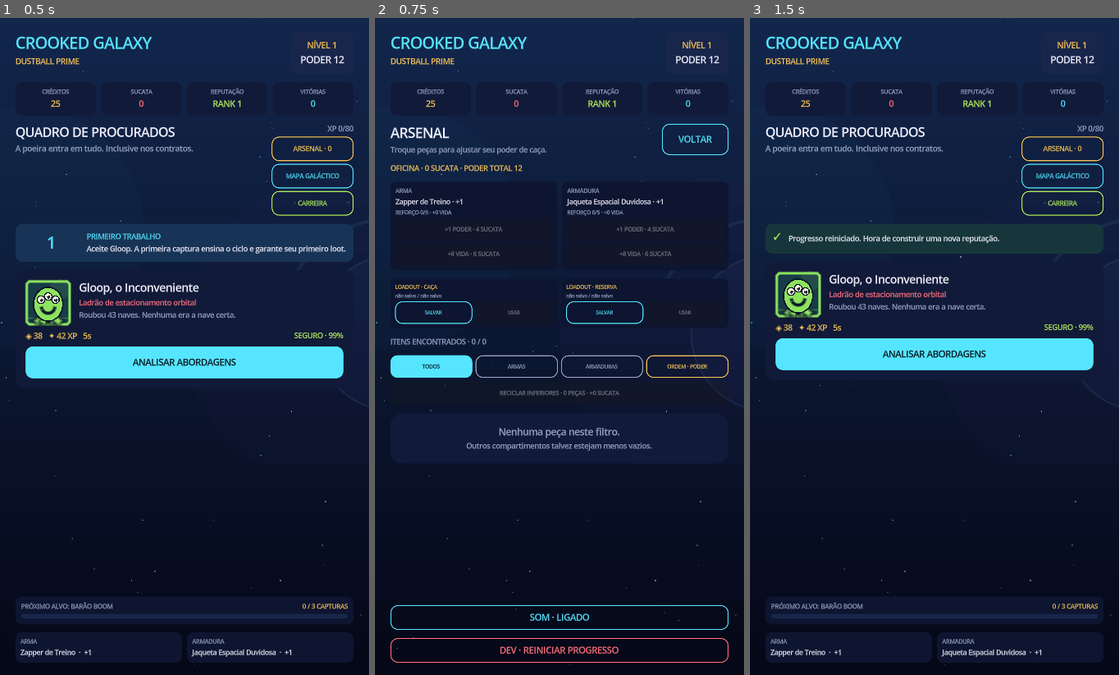
Above: before the commit, frames 1-3 (left to right).
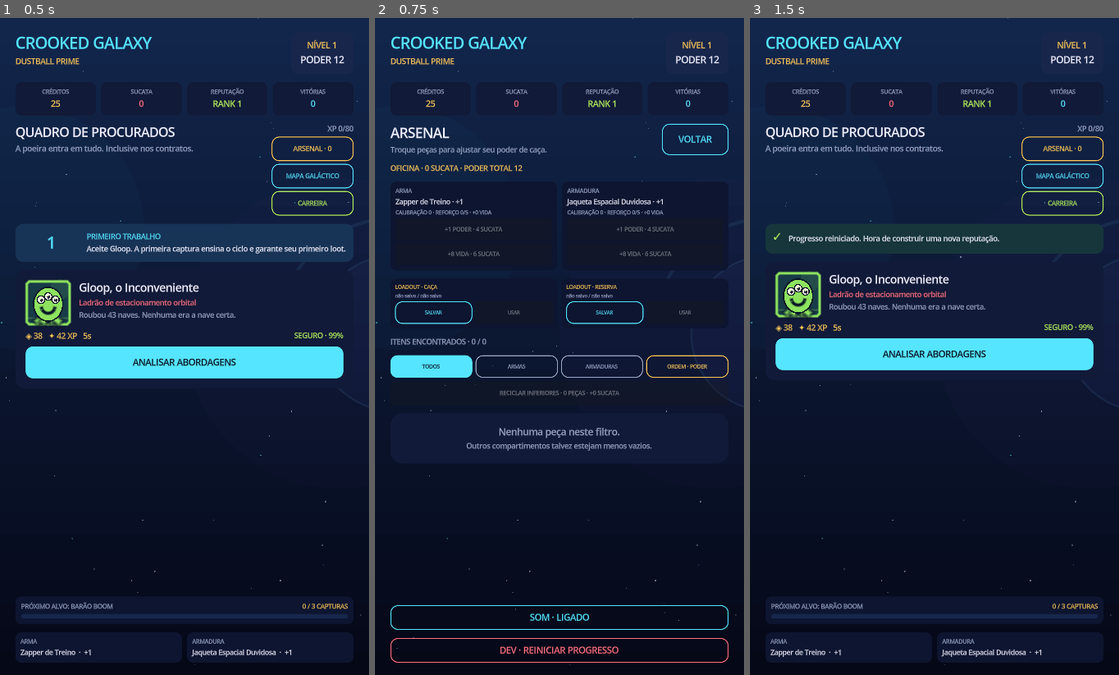
Above: after the commit, the same moments.

Repository: jellycb1/crooked-galaxy
Game: Godot game, scene res://scenes/main.tscn
Same seed, same stepped clock (60 frames per second), same inputs: the game is played once before the commit and once after it.
Inputs:
- Up to frame 1 (0.5 s): no input
- Up to frame 2 (0.75 s): click "ARSENAL · 0" at 0.5 s
- Up to frame 3 (1.5 s): click "DEV · REINICIAR PROGRESSO" at 1.25 s

Frame 1 is identical in both runs. In frame 2, 0.2% of the frame differs, in the area x 5-79%, y 29-31%; in frame 3, nothing differs.

Commit message:
feat: protect workshop item investments

Diff:
--- a/scripts/core_rules.gd
+++ b/scripts/core_rules.gd
@@ -88,7 +88,14 @@
 		"Épico":
 			multiplier = 4
 	var trait_bonus := 2 if item.has("trait") else 0
-	return maxi(1, ceili(float(int(item.get("power", 1)) * multiplier) / 3.0) + trait_bonus)
+	var calibration_recovery := int(item.get("power_upgrades", 0)) * 2
+	var integrity_level := int(item.get("integrity_upgrades", 0))
+	var integrity_recovery := integrity_level * (integrity_level + 2)
+	return maxi(1, ceili(float(int(item.get("power", 1)) * multiplier) / 3.0) + trait_bonus + calibration_recovery + integrity_recovery)
+
+
+static func has_workshop_investment(item: Dictionary) -> bool:
+	return int(item.get("power_upgrades", 0)) > 0 or int(item.get("integrity_upgrades", 0)) > 0
 
 
 static func equipment_upgrade_cost(item: Dictionary) -> int:
--- a/scripts/game_state.gd
+++ b/scripts/game_state.gd
@@ -359,7 +359,7 @@
 	var slot := str(item.get("slot", ""))
 	if slot != "weapon" and slot != "armor":
 		return false
-	return not item.has("trait") and not CoreRules.is_upgrade(item, player.get(slot, {}))
+	return not item.has("trait") and not CoreRules.has_workshop_investment(item) and not CoreRules.is_upgrade(item, player.get(slot, {}))
 
 
 func claim_reward(equip_item: bool, repeat_contract := false, recycle_item := false) -> Dictionary:
@@ -523,6 +523,8 @@
 			continue
 		if item.has("trait"):
 			continue
+		if CoreRules.has_workshop_investment(item):
+			continue
 		if not CoreRules.is_upgrade(item, player.get(slot, {})):
 			count += 1
 			scrap += CoreRules.salvage_value(item)
@@ -539,7 +541,7 @@
 	for item in player.get("inventory", []):
 		var slot := str(item.get("slot", ""))
 		var is_equipped: bool = is_item_protected(str(item.get("id", "")))
-		var is_inferior: bool = (slot == "weapon" or slot == "armor") and not item.has("trait") and not CoreRules.is_upgrade(item, player.get(slot, {}))
+		var is_inferior: bool = (slot == "weapon" or slot == "armor") and not item.has("trait") and not CoreRules.has_workshop_investment(item) and not CoreRules.is_upgrade(item, player.get(slot, {}))
 		if is_equipped or not is_inferior:
 			retained.append(item)
 	player.inventory = retained
@@ -649,6 +651,7 @@
 	player.scrap = int(player.scrap) - cost
 	item = item.duplicate(true)
 	item.power = int(item.power) + 1
+	item.power_upgrades = int(item.get("power_upgrades", 0)) + 1
 	player[slot] = item
 	sync_item_to_inventory(item)
 	last_notice = "%s calibrado para +%d poder." % [str(item.name), int(item.power)]
--- a/scripts/main.gd
+++ b/scripts/main.gd
@@ -674,8 +674,13 @@
 	item_name.text_overrun_behavior = TextServer.OVERRUN_TRIM_ELLIPSIS
 	details.add_child(item_name)
 	details.add_child(label("%s · %s · +%d poder" % [str(item.rarity), slot_name(str(item.slot)), int(item.power)], 13, Color(str(item.color))))
-	if int(item.get("integrity_upgrades", 0)) > 0:
-		details.add_child(label("◇ REFORÇO · +%d vida" % (int(item.integrity_upgrades) * CoreRules.INTEGRITY_HEALTH_PER_LEVEL), 11, CYAN))
+	if CoreRules.has_workshop_investment(item):
+		var workshop_parts: Array[String] = []
+		if int(item.get("power_upgrades", 0)) > 0:
+			workshop_parts.append("%d calib." % int(item.power_upgrades))
+		if int(item.get("integrity_upgrades", 0)) > 0:
+			workshop_parts.append("%d reforços · +%d vida" % [int(item.integrity_upgrades), int(item.integrity_upgrades) * CoreRules.INTEGRITY_HEALTH_PER_LEVEL])
+		details.add_child(label("◇ OFICINA · %s" % " · ".join(workshop_parts), 11, CYAN))
 	if item.has("trait"):
 		var trait_line := label("◆ %s · %s" % [str(item.trait.name), str(item.trait.description)], 11, GOLD)
 		trait_line.text_overrun_behavior = TextServer.OVERRUN_TRIM_ELLIPSIS
@@ -725,13 +730,14 @@
 	var power_affordable := int(GameState.player.get("scrap", 0)) >= power_cost
 	var integrity_affordable := int(GameState.player.get("scrap", 0)) >= integrity_cost
 	var integrity_level := int(item.get("integrity_upgrades", 0))
+	var calibration_level := int(item.get("power_upgrades", 0))
 	var integrity_available := CoreRules.can_upgrade_integrity(item)
 	var card := panel(VBoxContainer.new(), Color("#0d1530"), 12, 10)
 	card.size_flags_horizontal = Control.SIZE_EXPAND_FILL
 	var box := card.get_child(0) as VBoxContainer
 	box.add_child(label(slot_name(slot).to_upper(), 11, MUTED))
 	box.add_child(label("%s · +%d" % [str(item.name), int(item.power)], 13, INK))
-	box.add_child(label("REFORÇO %d/%d · +%d VIDA" % [integrity_level, CoreRules.MAX_INTEGRITY_UPGRADES, integrity_level * CoreRules.INTEGRITY_HEALTH_PER_LEVEL], 10, CYAN if integrity_level > 0 else MUTED))
+	box.add_child(label("CALIBRAÇÃO %d · REFORÇO %d/%d · +%d VIDA" % [calibration_level, integrity_level, CoreRules.MAX_INTEGRITY_UPGRADES, integrity_level * CoreRules.INTEGRITY_HEALTH_PER_LEVEL], 10, CYAN if calibration_level > 0 or integrity_level > 0 else MUTED))
 	if item.has("trait"):
 		box.add_child(label("◆ %s" % str(item.trait.name), 10, GOLD))
 	var improve := action_button("+1 PODER · %d SUCATA" % power_cost, LIME if power_affordable else MUTED, true)
--- a/tests/test_core.gd
+++ b/tests/test_core.gd
@@ -101,6 +101,9 @@
 	check(Rules.salvage_value({"power": 9, "rarity": "Épico"}) == 12, "rarity increases salvage yield")
 	check(Rules.salvage_value({"power": 9, "rarity": "Comum", "trait": {"power_bonus": 1}}) == 5, "modified gear grants extra salvage")
 	check(Rules.equipment_upgrade_cost({"power": 10}) == 11, "workshop upgrade cost rises with power")
+	check(Rules.salvage_value({"power": 6, "rarity": "Comum", "power_upgrades": 2, "integrity_upgrades": 2}) == 14, "manual salvage partially recovers workshop investment")
+	check(Rules.has_workshop_investment({"power_upgrades": 1}) and Rules.has_workshop_investment({"integrity_upgrades": 1}), "either workshop path marks an invested item")
+	check(not Rules.has_workshop_investment({"power": 99}), "raw item power is not mistaken for workshop investment")
 	var frozen_rng := RandomNumberGenerator.new()
 	frozen_rng.seed = 8811
 	var frozen_loot := Content.generate_loot(Content.TARGETS[4], frozen_rng)
--- a/tests/test_flow.gd
+++ b/tests/test_flow.gd
@@ -84,6 +84,8 @@
 	recycle_reward_state.pending_loot = {"id": "protected_trait", "name": "Achado Modificado", "slot": "weapon", "power": 0, "rarity": "Raro", "color": "#58d9ff", "trait": {"power_bonus": 0, "health_bonus": 0}}
 	check(recycle_reward_state.claim_reward(false, false, true).is_empty(), "immediate recycling rejects modified rewards at the state boundary")
 	check(recycle_reward_state.phase == recycle_reward_state.Phase.REWARD and str(recycle_reward_state.pending_loot.id) == "protected_trait", "rejected recycling leaves the special reward untouched")
+	recycle_reward_state.pending_loot = {"id": "protected_investment", "name": "Peça Trabalhada", "slot": "weapon", "power": 0, "rarity": "Comum", "color": "#b9c2d9", "power_upgrades": 1}
+	check(recycle_reward_state.claim_reward(false, false, true).is_empty(), "immediate recycling rejects workshop-invested rewards")
 	recycle_reward_state.free()
 	check(not state.scrap_item(str(claimed_item.id)), "equipped item cannot be recycled")
 	var spare := {"id": "spare_epic", "name": "Sucata de Teste", "description": "Feita para sumir.", "slot": "armor", "power": 12, "rarity": "Épico", "color": "#d789ff"}
@@ -96,6 +98,8 @@
 	check(state.upgrade_equipped(str(claimed_item.slot)), "scrap upgrades equipped gear")
 	check(int(state.player.scrap) == 16 - upgrade_cost, "workshop charges the visible upgrade cost")
 	check(int(state.player[str(claimed_item.slot)].power) == equipped_power + 1, "workshop adds one equipment power")
+	check(int(state.player[str(claimed_item.slot)].power_upgrades) == 1, "power calibration count stays on equipped gear")
+	check(int(state.inventory_item_by_id(str(claimed_item.id)).get("power_upgrades", 0)) == 1, "power calibration is synchronized to the inventory copy")
 	state.player.scrap = 100
 	var health_before_reinforcement := CoreRules.max_health(state.player)
 	var reinforce_cost := CoreRules.equipment_integrity_upgrade_cost(state.player[str(claimed_item.slot)])
@@ -151,9 +155,11 @@
 	check(state.player.inventory.any(func(item): return str(item.get("id", "")) == "bulk_upgrade"), "bulk recycling preserves upgrades")
 	check(state.player.inventory.any(func(item): return str(item.get("id", "")) == "bulk_trait_upgrade"), "bulk recycling preserves lower-base items with superior modifications")
 	state.player.inventory.append({"id": "bulk_trait_keepsake", "name": "Parafuso Sentimental", "slot": "armor", "power":  …(182 unchanged characters)…
+	state.player.inventory.append({"id": "bulk_invested_keepsake", "name": "Zapper Calibrado Antigo", "slot": "weapon", "power": 1, "rarity": "Comum", "color": "#b9c2d9", "power_upgrades": 1, "integrity_upgrades": 1})
 	check(int(state.inferior_recycle_preview().count) == 0, "bulk recycling excludes modified gear regardless of current score")
 	check(state.recycle_inferior_inventory().count == 0, "bulk recycling leaves a modified keepsake untouched")
 	check(state.player.inventory.any(func(item): return str(item.get("id", "")) == "bulk_trait_keepsake"), "modified keepsake remains in inventory")
+	check(state.player.inventory.any(func(item): return str(item.get("id", "")) == "bulk_invested_keepsake"), "bulk recycling preserves workshop-invested gear")
 	var loadout_items := [
 		{"id": "loadout_a_weapon", "name": "Arma A", "slot": "weapon", "power": 8, "rarity": "Comum", "color": "#b9c2d9"},
 		{"id": "loadout_a_armor", "name": "Armadura A", "slot": "armor", "power": 7, "rarity": "Comum", "color": "#b9c2d9"},
--- a/tests/test_persistence.gd
+++ b/tests/test_persistence.gd
@@ -21,6 +21,7 @@
 	source.player.capture_streak = 4
 	source.player.best_capture_streak = 7
 	source.player.weapon.integrity_upgrades = 2
+	source.player.weapon.power_upgrades = 3
 	source.player.locked_item_ids = ["test_loot"]
 	source.player.equipment_loadouts = [{"weapon_id": "test_loot", "armor_id": "starter_armor"}, {"weapon_id": "", "armor_id": ""}]
 	source.phase = source.Phase.VICTORY
@@ -53,6 +54,7 @@
 	check(int(restored.player.career_credits_claimed) == 40, "career reward totals survive save and load")
 	check(int(restored.player.capture_streak) == 4 and int(restored.player.best_capture_streak) == 7, "capture streaks survive save and load")
 	check(int(restored.player.weapon.integrity_upgrades) == 2, "equipment reinforcement survives save and load")
+	check(int(restored.player.weapon.power_upgrades) == 3, "power calibration history survives save and load")
 	check(restored.player.locked_item_ids.has("test_loot"), "protected inventory ids survive save and load")
 	check(str(restored.player.equipment_loadouts[0].weapon_id) == "test_loot", "equipment loadouts survive save and load")
 	check(restored.phase == restored.Phase.VICTORY, "capture phase survives save and load")
--- a/tools/capture_ui.gd
+++ b/tools/capture_ui.gd
@@ -132,7 +132,9 @@
 	state.equip_from_inventory("capture_upgrade_weapon")
 	state.equip_from_inventory("capture_alt_armor")
 	state.player.weapon.integrity_upgrades = 2
+	state.player.weapon.power_upgrades = 2
 	state.player.armor.integrity_upgrades = 1
+	state.player.armor.power_upgrades = 1
 	state.sync_item_to_inventory(state.player.weapon)
 	state.sync_item_to_inventory(state.player.armor)
 	state.save_equipment_loadout(1)
Not shown, changed: Notes/AUDIT_2026-08-23.md
